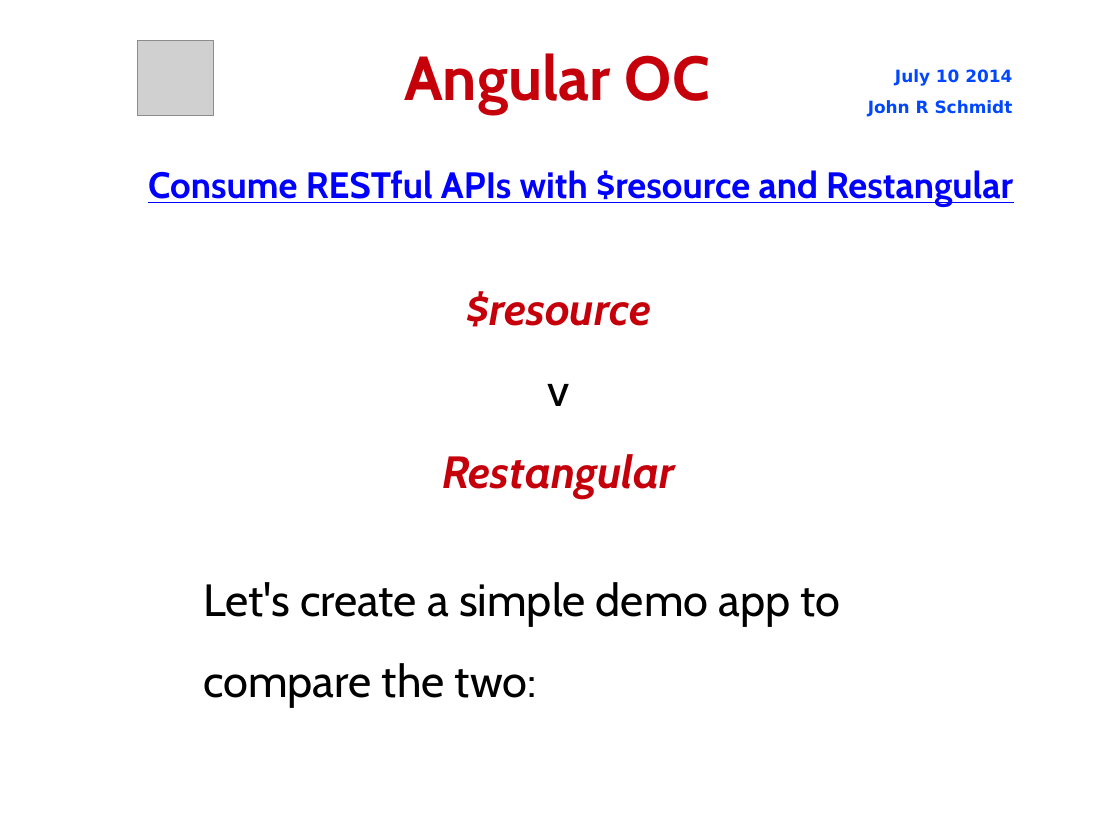
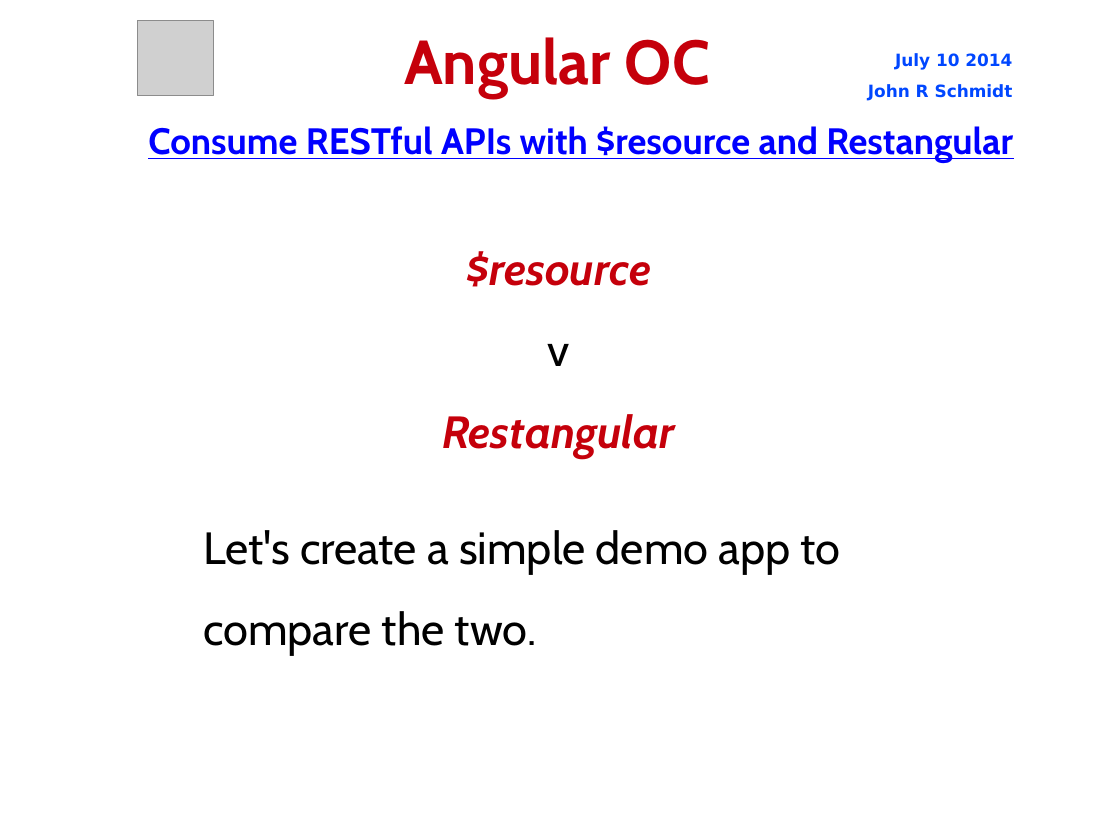
Before and after one commit to jrschmidt/fifa-angular-rest-demo, a slide deck: slide 6 of fifa.odp. Drawn at 1120x840 pixels with LibreOffice and Linux fonts; fonts in the diff are those of the drawing; grey boxes stand for pictures; background and template pictures are left out. Boxes give left, top, right and bottom in pixels: in the first picture for what was removed or moved away, otherwise in the second. Text is boxed around its words. In the diff, an @@ line names an element or a change of style, - is before the commit and + after.

```diff
--- a/fifa.odp
+++ b/fifa.odp
@@ picture moved from (x1=137, y1=41, x2=213, y2=116) to (x1=137, y1=20, x2=213, y2=96) @@
@@ title "Angular OC" moved from (x1=404, y1=53, x2=710, y2=113) to (x1=404, y1=37, x2=710, y2=97) @@
@@ text "July 10 2014" moved from (x1=868, y1=69, x2=1013, y2=117) to (x1=868, y1=53, x2=1013, y2=101) @@
@@ text "Consume RESTful APIs with $resource ..." moved from (x1=148, y1=170, x2=1013, y2=207) to (x1=148, y1=126, x2=1013, y2=163) @@
@@ subtitle "$resource" moved from (x1=442, y1=291, x2=675, y2=499) to (x1=442, y1=251, x2=675, y2=459) @@
@@ text at (x1=203, y1=530, x2=841, y2=656): text changed @@
-Let's create a simple demo app to compare the two:
+Let's create a simple demo app to compare the two.
```
Also in this commit, not shown: 16 other slides changed, 3 slides added, 12 other files.
